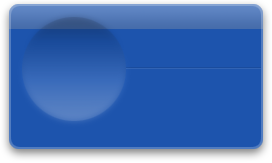
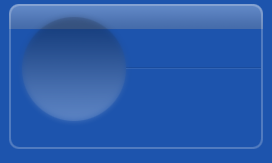
The second 272 x 163 image is a revision of the first. Changes to its layers:
removed layer "Layer 9" (was 10%) over [22, 17, 126, 121]
removed layer "Layer 9 copy" (was luminosity, 20%) over [18, 17, 130, 121]
removed layer "Layer 5" (was 23%) over [9, 4, 263, 149]
removed layer "Layer 13" (was 30%) over [9, 4, 263, 29]
removed layer "Layer 12" over [9, 4, 263, 149]
